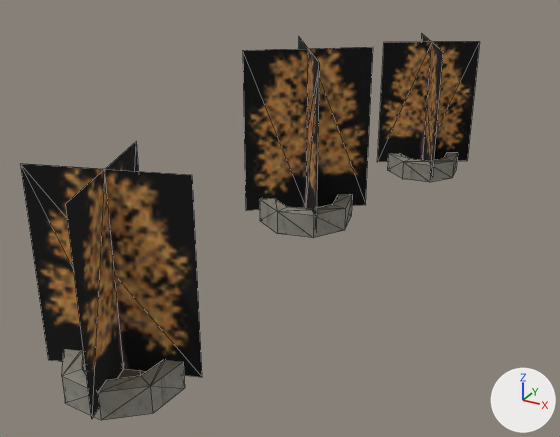
The OBJ model examples/vehicle-playground/res/models/urban/procgen-procpain-tree-park-large-x0zm1.obj, before and after one commit.
Camera for both pictures: a camera (50 mm lens) standing at (17.0, -35.8, 14.2) and looking at (3.6, -11.4, 2.0). Lighting does not change. The marker at lower right points along +X, +Y and +Z. The first picture is the older version. Mesh edges are drawn as thin lines. Where no turn or scale is listed for an object, it has been applied to the vertices. Vertices at exactly the same position are counted once.

Names of what the first picture shows: 'procgen-procpain-tree-park-large-x0zm1'.
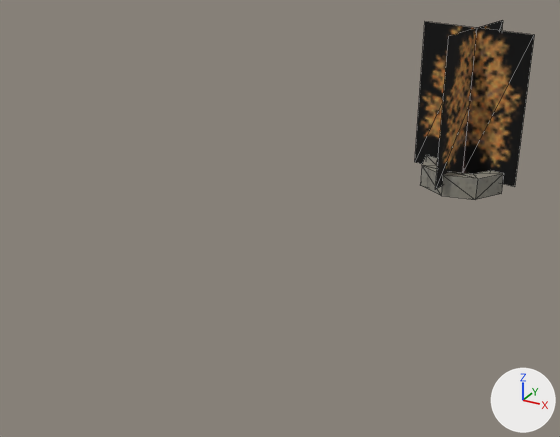
Location of each change, (x1, y1, x2, y2) in pixels of the pictures (560 x 437 px; the box of a moved part takes in the faces that stretch with it):
'procgen-procpain-tree-park-large-x0zm1', reshaped (74% narrower, 53% shorter)
    before: (21, 34, 480, 420)
    after: (415, 20, 534, 200)
part 1 of me_procgen_procpain_tree_park_large_x0zm1, moved or reshaped
    before: (377, 34, 480, 177)
    after: (415, 20, 534, 189)
part 2 of me_procgen_procpain_tree_park_large_x0zm1, moved or reshaped
    before: (387, 153, 458, 182)
    after: (420, 155, 504, 200)
part 3 of me_procgen_procpain_tree_park_large_x0zm1, deleted
    before: (260, 195, 352, 238)
part 4 of me_procgen_procpain_tree_park_large_x0zm1, deleted
    before: (62, 349, 185, 420)
part 5 of me_procgen_procpain_tree_park_large_x0zm1, deleted
    before: (243, 37, 373, 232)
part 6 of me_procgen_procpain_tree_park_large_x0zm1, deleted
    before: (21, 142, 202, 419)

What changed in the scene script:
```text
Change me_procgen_procpain_tree_park_large_x0zm1:
    used by ob_procgen_procpain_tree_park_large_x0zm1; location = (0.0, 0.0, 0.0)
    remove me_procgen_procpain_tree_park_large_x0zm1.from_pydata(...)  # 126 vertices, 204 faces; spans x 0.2..7.0, y -23.0..3.9, z 0.0..7.7
    add me_procgen_procpain_tree_park_large_x0zm1.from_pydata(...)  # 42 vertices, 68 faces; spans x 4.7..10.1, y -1.9..3.6, z 0.0..7.8
    me_procgen_procpain_tree_park_large_x0zm1 part 1: the loose piece of 10 vertices spanning x 2.9..7.0, y -0.2..3.9, z 0.5..6.7 is turned -41.9 degrees about the z axis through its middle and scaled by 1.16, then moved by (2.5, -1.0, 0.6)
    me_procgen_procpain_tree_park_large_x0zm1 part 2: the loose piece of 32 vertices spanning x 3.1..6.7, y 0.1..3.7, z 0.0..0.9 is turned -41.9 degrees about the z axis through its middle and scaled by 1.16, then moved by (2.5, -1.0, 0.1)
    me_procgen_procpain_tree_park_large_x0zm1 part 3: the loose piece of 32 vertices spanning x 0.4..4.5, y -8.9..-4.8, z 0.0..1.1 is deleted
    me_procgen_procpain_tree_park_large_x0zm1 part 4: the loose piece of 32 vertices spanning x 1.5..5.1, y -22.5..-18.9, z 0.0..1.0 is deleted
    me_procgen_procpain_tree_park_large_x0zm1 part 5: the loose piece of 10 vertices spanning x 0.2..4.7, y -9.1..-4.6, z 0.5..7.7 is deleted
    me_procgen_procpain_tree_park_large_x0zm1 part 6: the loose piece of 10 vertices spanning x 0.9..5.6, y -23.0..-18.3, z 0.5..6.9 is deleted
```
